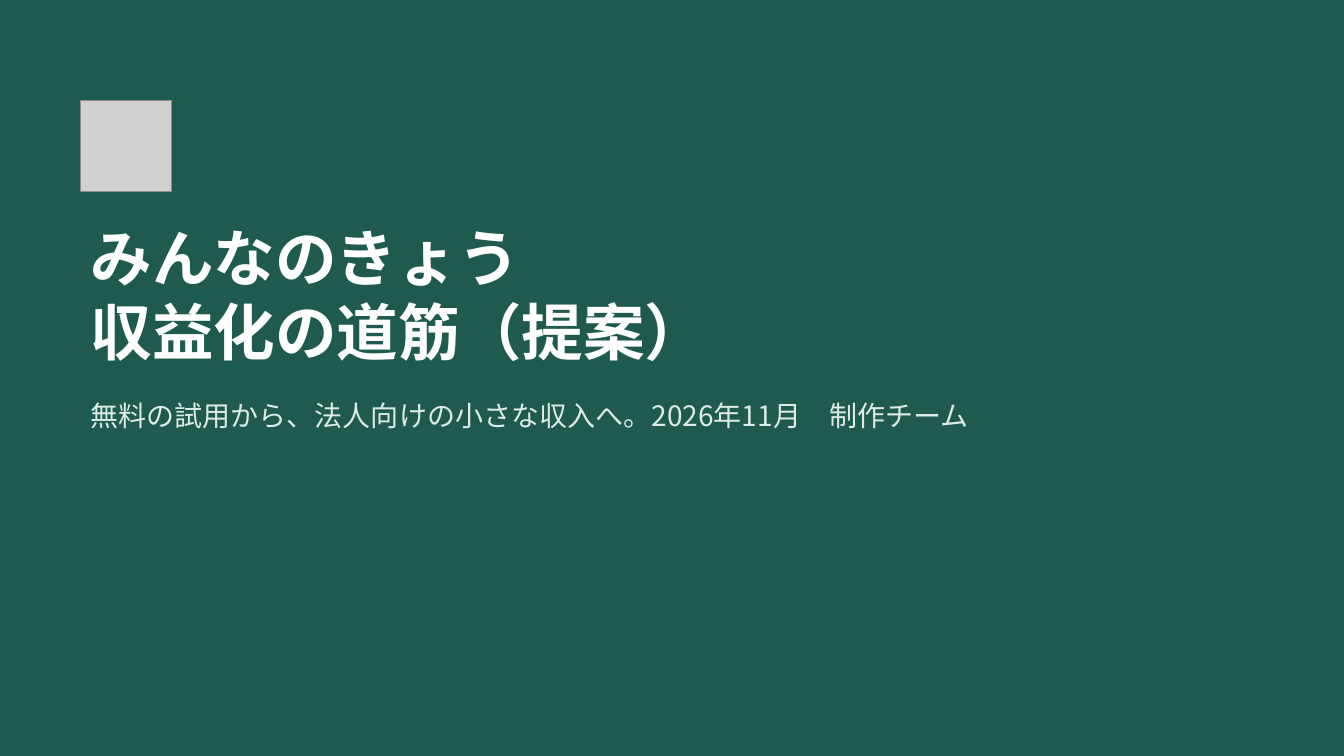
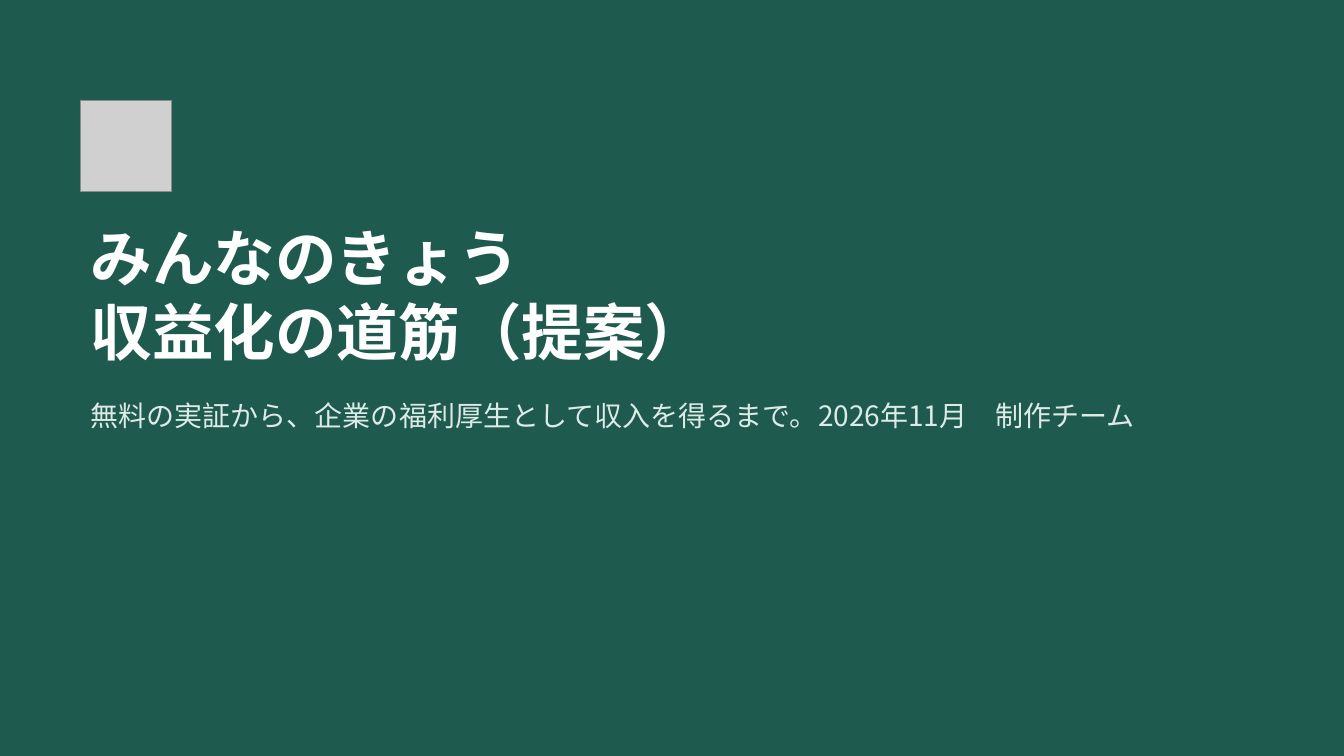
Before and after one commit to sakurabloomyou/Sunplaza-supermarket, a slide deck: slide 1 of minnanokyou-business/minnanokyou_monetization_plan.pptx. Drawn at 1344x756 pixels with LibreOffice and Linux fonts; fonts in the diff are those of the drawing; grey boxes stand for pictures. Boxes give left, top, right and bottom in pixels: in the first picture for what was removed or moved away, otherwise in the second. Text is boxed around its words. In the diff, an @@ line names an element or a change of style, - is before the commit and + after.

```diff
--- a/minnanokyou-business/minnanokyou_monetization_plan.pptx
+++ b/minnanokyou-business/minnanokyou_monetization_plan.pptx
@@ text at box(91, 402, 1135, 429): text changed @@
-無料の試用から、法人向けの小さな収入へ。2026年11月 制作チーム
+無料の実証から、企業の福利厚生として収入を得るまで。2026年11月 制作チーム
```
Also in this commit, not shown: 6 other slides changed, 3 slides added, 8 slides removed, 1 other file.
